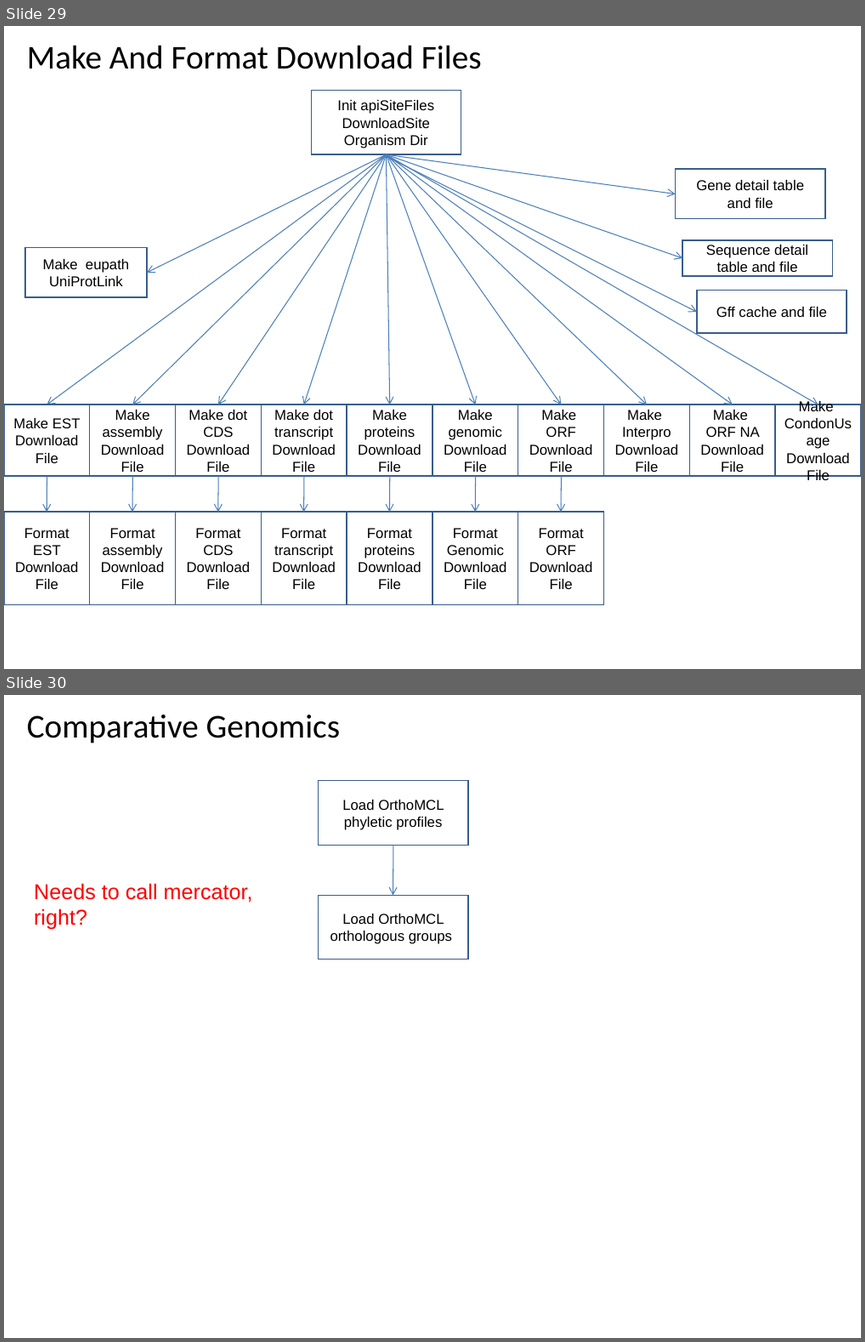
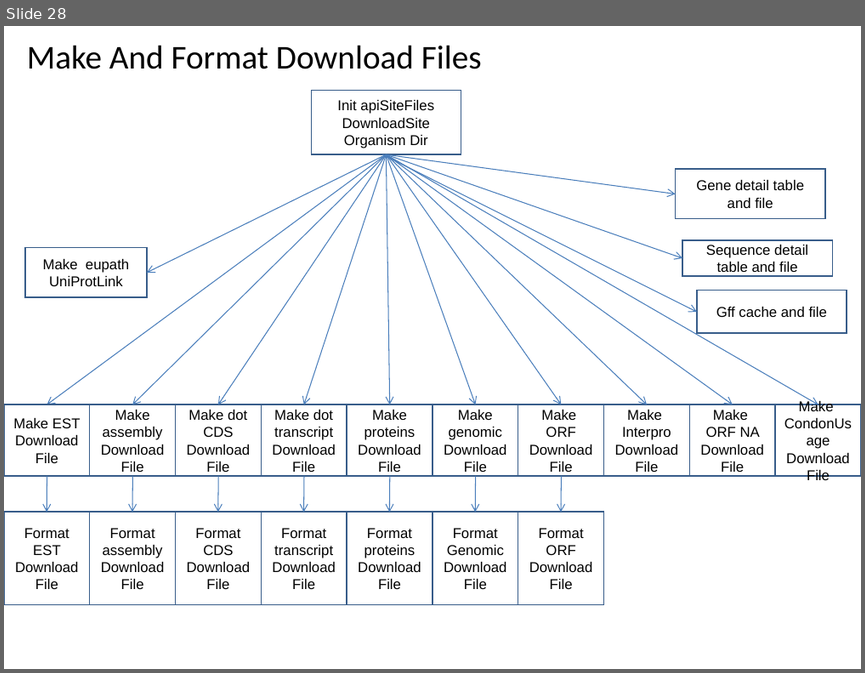
Before and after one commit to VEuPathDB/ApiCommonWorkflow, a slide deck: Main/doc/IntegratedWorkflow.ppt. Shown one above the other, each under a label of ours: slides 29 and 30 before the commit, slide 28 after it. The pictures are 865x1342 and 865x673 pixels, drawn with LibreOffice and Linux fonts; fonts in the diff are those of the drawing. Boxes give left, top, right and bottom in pixels: in the first picture for what was removed or moved away, otherwise in the second. Text is boxed around its words. In the diff, an @@ line names an element or a change of style, - is before the commit and + after.

```diff
--- a/Main/doc/IntegratedWorkflow.ppt
+++ b/Main/doc/IntegratedWorkflow.ppt
@@ slide 30 removed at (x1=4, y1=695, x2=861, y2=1338), background #FFFFFF @@
@@ title removed at (x1=27, y1=715, x2=341, y2=743) @@
-Comparative Genomics
@@ rectangle removed at (x1=318, y1=781, x2=468, y2=845) @@
-Load OrthoMCL phyletic profiles
@@ arrow removed from (393, 845) to (393, 896) @@
@@ text removed at (x1=34, y1=883, x2=253, y2=930) @@
-Needs to call mercator, right?
@@ rectangle removed at (x1=318, y1=895, x2=468, y2=959) @@
-Load OrthoMCL orthologous groups
@@ what was slide 29 is now slide 28 @@
```
Also in this commit, not shown: 9 slides changed, 1 slide added, 1 other slide removed.
